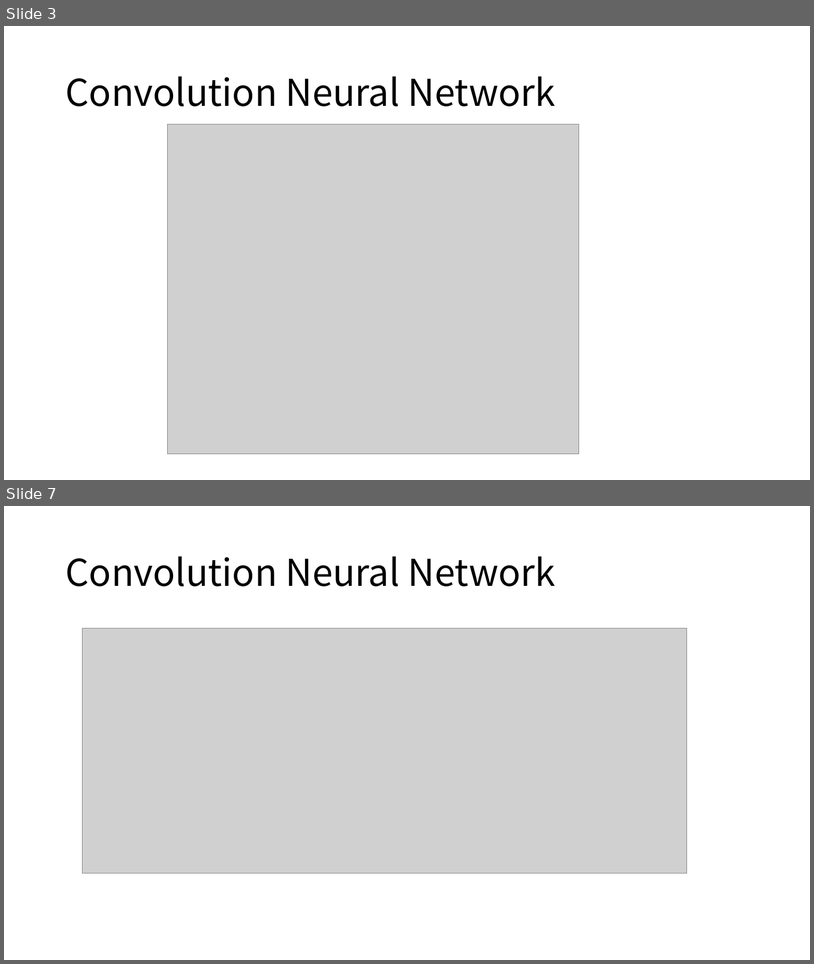
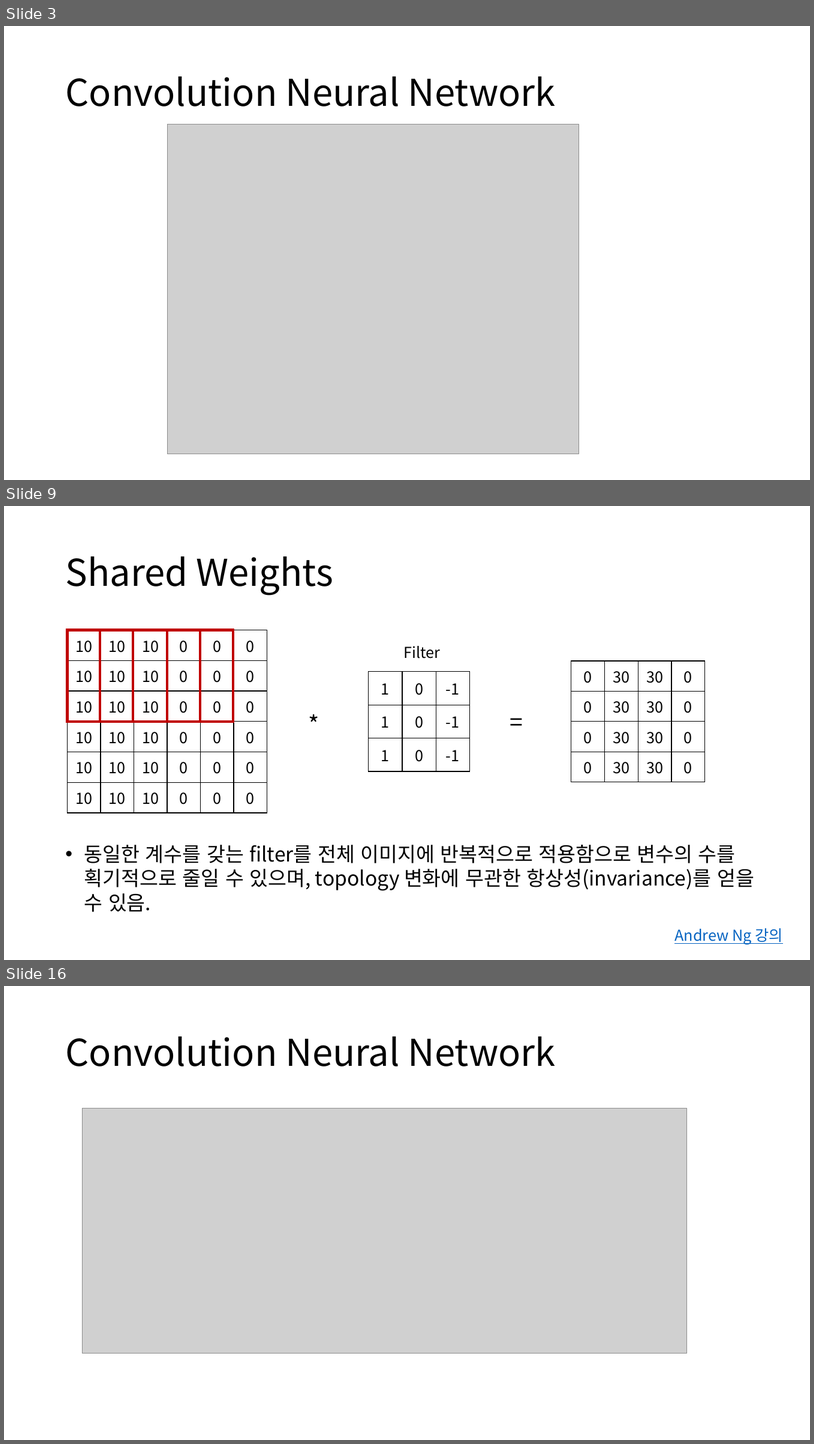
Before and after one commit to hahyeonsook/ai, a slide deck: lab/발표자료/reCNNs(2)_190723.pptx. Shown one above the other, each under a label of ours: slides 3 and 7 before the commit, slides 3, 9 and 16 after it; the slides between them are not shown. The pictures are 814x964 and 814x1444 pixels, drawn with LibreOffice and Linux fonts; fonts in the diff are those of the drawing; grey boxes stand for pictures. Boxes give left, top, right and bottom in pixels: in the first picture for what was removed or moved away, otherwise in the second. Text is boxed around its words. In the diff, an @@ line names an element or a change of style, - is before the commit and + after.

```diff
--- a/lab/발표자료/reCNNs(2)_190723.pptx
+++ b/lab/발표자료/reCNNs(2)_190723.pptx
@@ slide 9 added at box(4, 506, 810, 960), background #FFFFFF @@
@@ title added at box(65, 556, 334, 595), 44 pt, text #000000 @@
+Shared Weights
@@ table added at box(68, 630, 267, 813), 6 rows, 6 columns @@
+10 | 10 | 10 | 0 | 0 | 0
+10 | 10 | 10 | 0 | 0 | 0
+10 | 10 | 10 | 0 | 0 | 0
+10 | 10 | 10 | 0 | 0 | 0
+10 | 10 | 10 | 0 | 0 | 0
+10 | 10 | 10 | 0 | 0 | 0
@@ rectangle added at box(68, 630, 167, 721), outline #C00000 3 pt @@
@@ rectangle added at box(100, 630, 200, 721), outline #C00000 3 pt @@
@@ rectangle added at box(133, 630, 233, 721), outline #C00000 3 pt @@
@@ text added at box(404, 646, 441, 658), 18 pt, text #000000 @@
+Filter
@@ table added at box(572, 661, 705, 782), 4 rows, 4 columns @@
+0 | 30 | 30 | 0
+0 | 30 | 30 | 0
+0 | 30 | 30 | 0
+0 | 30 | 30 | 0
@@ table added at box(369, 672, 470, 772), 3 rows, 3 columns @@
+1 | 0 | -1
+1 | 0 | -1
+1 | 0 | -1
@@ text added at box(294, 707, 335, 741), 28 pt, text #000000 @@
+*
@@ text added at box(497, 704, 537, 738), 28 pt, text #000000 @@
+=
@@ text added at box(84, 844, 755, 912), 24 pt, text #000000 @@
+• 동일한 계수를 갖는 filter를 전체 이미지에 반복적으로 적용함으로 변수의 수를 획기적으로 줄일 수 있으며, topology 변화에 무관한 항상성(invariance)를 얻을 수 있음.
@@ text added at box(675, 928, 783, 945), 18 pt, text #0563C1, underline @@
+Andrew Ng 강의
@@ what was slide 7 is now slide 16 @@
```
Also in this commit, not shown: 2 slides changed, 17 other slides added, 11 slides removed, 1 other file.
